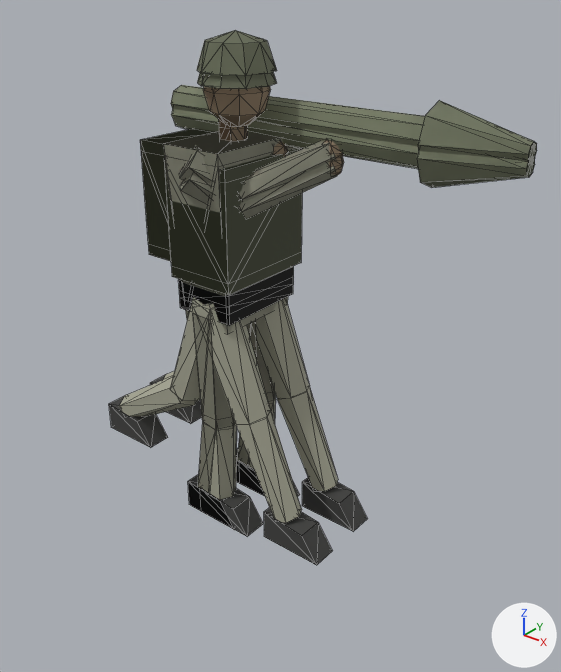
Before and after pictures for a commit that changed the glTF model art/models/at.glb.
The view is the same before and after, from a 50 mm lens placed at (1.78, -1.97, 2.04), pointed at (0.23, -0.03, 0.84). Arrows for +X, +Y and +Z are at lower right; the lights stay in place. The picture after the commit comes second. Mesh edges are drawn as thin lines.

Names of what the first picture shows: 'hull', 'pose1', 'pose2', 'pose3'.
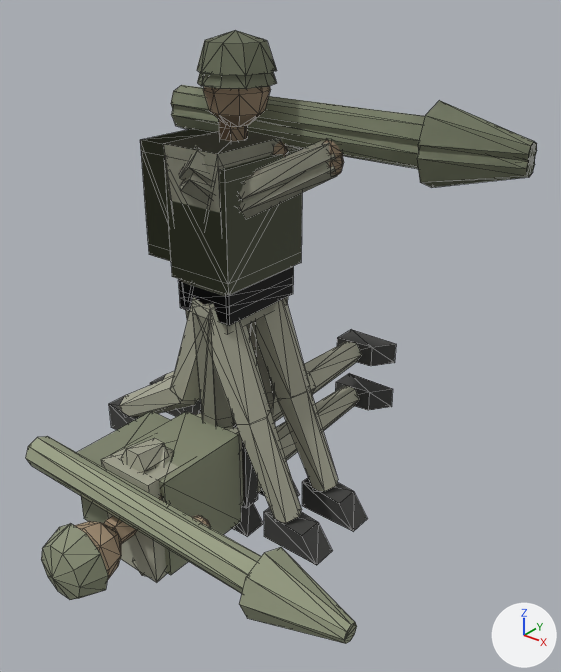
Where the change shows, as pixel boxes (x1, y1, x2, y2) in the pictures (561 x 672 px):
'dead', added: after (26, 330, 396, 644)
    faces in mat_olive: (26, 411, 357, 644)
    faces in mat_body: (101, 341, 362, 582)
    faces in mat_dark: (199, 330, 396, 508)
    faces in mat_wood: (74, 496, 210, 579)

The edits, one by one:
Mesh me_dead is new.
It has 297 vertices, 530 faces and spans x -0.4..0.97, y -0.94..0.9, z 0.0..0.53.
Faces by material slot: [168, 36, 118, 208].
It uses material mat_body.
It uses material mat_dark.
It uses material mat_olive.
It uses material mat_wood.
Object 'dead' (ob_dead) is new; it shows me_dead.
Its location is (0.0, 0.0, 0.0).
